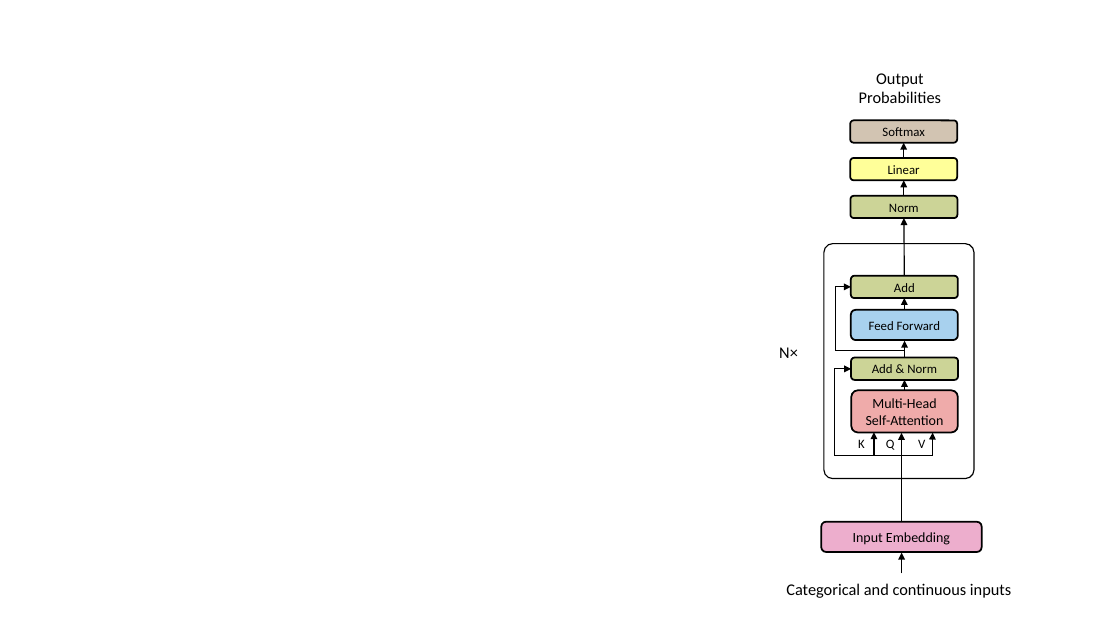
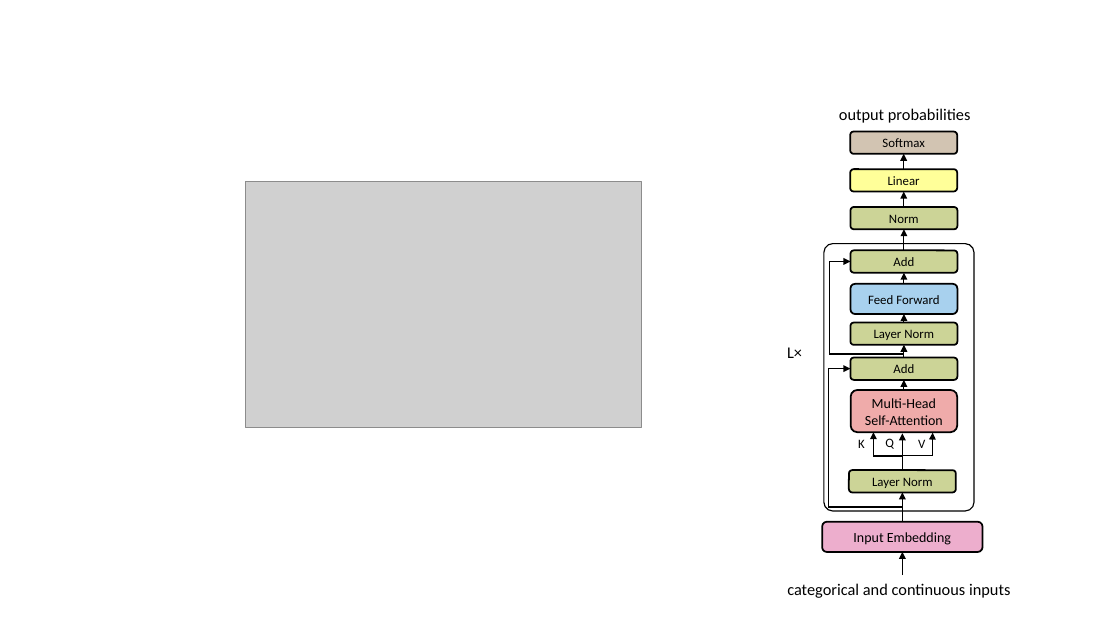
Before and after one commit to KarelZe/thesis, a slide deck: slide 7 of reports/Graphs/diagrams.pptx. Drawn at 1120x630 pixels with LibreOffice and Linux fonts; fonts in the diff are those of the drawing; grey boxes stand for pictures; background and template pictures are left out. Boxes give left, top, right and bottom in pixels: in the first picture for what was removed or moved away, otherwise in the second. Text is boxed around its words. In the diff, an @@ line names an element or a change of style, - is before the commit and + after.

```diff
--- a/reports/Graphs/diagrams.pptx
+++ b/reports/Graphs/diagrams.pptx
@@ text at (x1=839, y1=108, x2=971, y2=123): text changed @@
-Output
-Probabilities
+output probabilities
@@ picture added at (x1=245, y1=181, x2=642, y2=428) @@
@@ 3 rounded rectangles, 2 arrows moved together from (x1=850, y1=120, x2=957, y2=218) to (x1=850, y1=132, x2=957, y2=229) @@
@@ arrow moved from (905, 276) - (904, 218) to (904, 250) - (904, 229) @@
@@ rounded rectangle resized from (x1=824, y1=244, x2=975, y2=479) to (x1=824, y1=244, x2=975, y2=511) @@
@@ elbow arrow moved from (905, 358) - (851, 287) to (904, 358) - (850, 261) @@
@@ 2 rounded rectangles, 1 arrow moved together from (x1=851, y1=276, x2=958, y2=340) to (x1=850, y1=250, x2=957, y2=314) @@
@@ rounded rectangle added at (x1=850, y1=323, x2=957, y2=345), fill #CCD497, outline #000000 1.5 pt, 11 pt, text #000000 @@
+Layer Norm
@@ arrow added from (904, 323) to (904, 314), #000000 1 pt @@
@@ text at (x1=787, y1=347, x2=802, y2=358): text changed @@
-N×
+L×
@@ arrow moved from (905, 350) - (905, 341) to (904, 358) - (904, 345) @@
@@ elbow arrow (902, 522) - (850, 369): route changed @@
@@ text in rounded rectangle at (x1=893, y1=364, x2=914, y2=373): text changed @@
-Add & Norm
+Add
@@ elbow arrow added from (902, 471) to (874, 433), #000000 1 pt @@
@@ rounded rectangle added at (x1=849, y1=471, x2=956, y2=493), fill #CCD497, outline #000000 1.5 pt, 11 pt, text #000000 @@
+Layer Norm
@@ arrow moved from (874, 455) - (874, 433) to (902, 522) - (902, 492) @@
@@ text at (x1=787, y1=583, x2=1010, y2=598): text changed @@
-Categorical and continuous inputs
+categorical and continuous inputs
```
Also in this commit, not shown: 18 other files.
